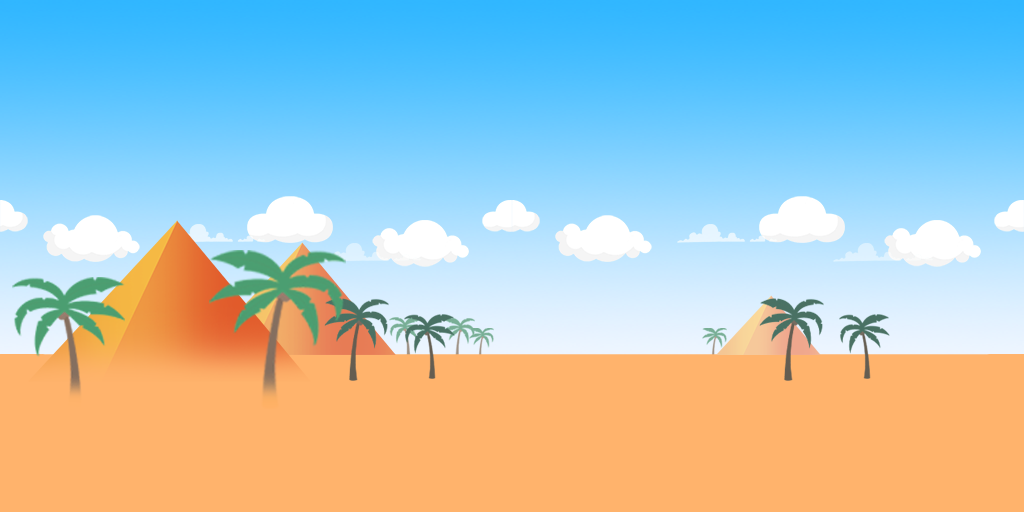
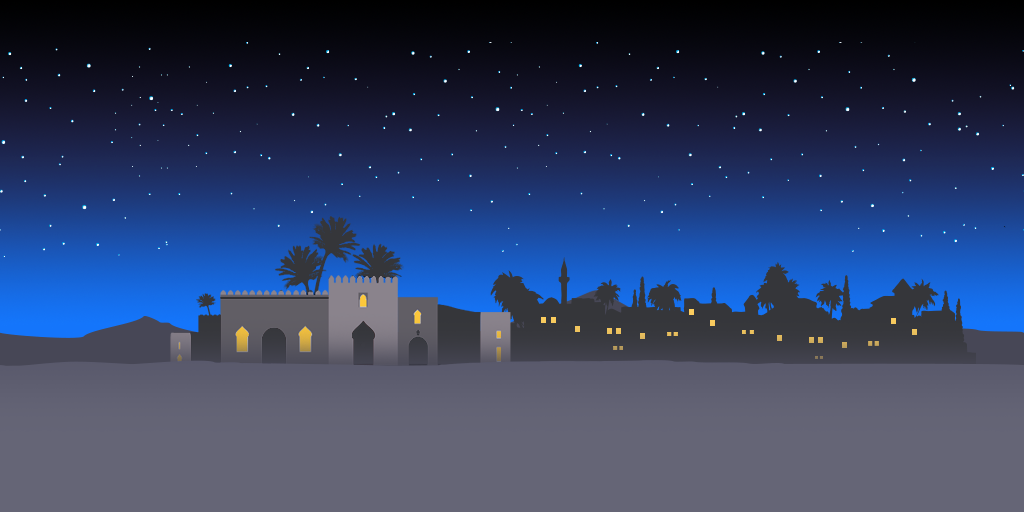
The second 1024px x 512px image is a revision of the first. Changes to its layers:
removed layer "Layer 12 copy" over <box>209,250,346,409</box>
moved "Layer 6" above "Layer 12", painted on it over <box>0,354,1024,512</box>
painted on "Layer 12" over <box>0,277,1024,469</box>
removed layer "Layer 13" over <box>84,338,512,467</box>
removed layer "Layer 11 copy 5" over <box>759,298,890,381</box>
painted on "Layer 11" over <box>0,156,1024,397</box>
renamed "Layer 5" to "Layer 10", showed it, moved it above "Layer 9", painted on it over <box>0,0,1024,341</box>
removed group "Cloud copy" (7 layers) over <box>512,196,1024,267</box>
removed layer "Layer 4 copy" (1st of 2, in "Cloud copy") (was 46%) from group "Cloud copy" over <box>833,243,933,262</box>
removed layer "Layer 4" (1st of 2, in "Cloud copy") (was 67%) from group "Cloud copy" over <box>677,224,777,243</box>
removed layer "Layer 3" (1st of 2, in "Cloud copy") from group "Cloud copy" over <box>759,196,845,243</box>
removed layer "Layer 2 copy" (1st of 2, in "Cloud copy") from group "Cloud copy" over <box>884,220,981,267</box>
removed layer "Layer 2" (1st of 2, in "Cloud copy") from group "Cloud copy" over <box>555,215,652,262</box>
removed group "Cloud" (7 layers) over <box>0,196,512,267</box>
removed layer "Layer 4 copy" (2nd of 2, in "Cloud") (was 46%) from group "Cloud" over <box>321,243,421,262</box>
removed layer "Layer 3" (2nd of 2, in "Cloud") from group "Cloud" over <box>247,196,333,243</box>
removed layer "Layer 2 copy" (2nd of 2, in "Cloud") from group "Cloud" over <box>372,220,469,267</box>
removed layer "Layer 2" (2nd of 2, in "Cloud") from group "Cloud" over <box>43,215,140,262</box>
painted on "Layer 9" over <box>0,289,1024,503</box>
removed layer "Layer 8" over <box>27,220,312,382</box>
removed layer "Layer 8 copy 2" over <box>716,295,821,355</box>
removed layer "Layer 8 copy" over <box>198,242,396,355</box>
painted on "Layer 1" over <box>0,0,1024,512</box>
…and 9 more changes (9 removed)
